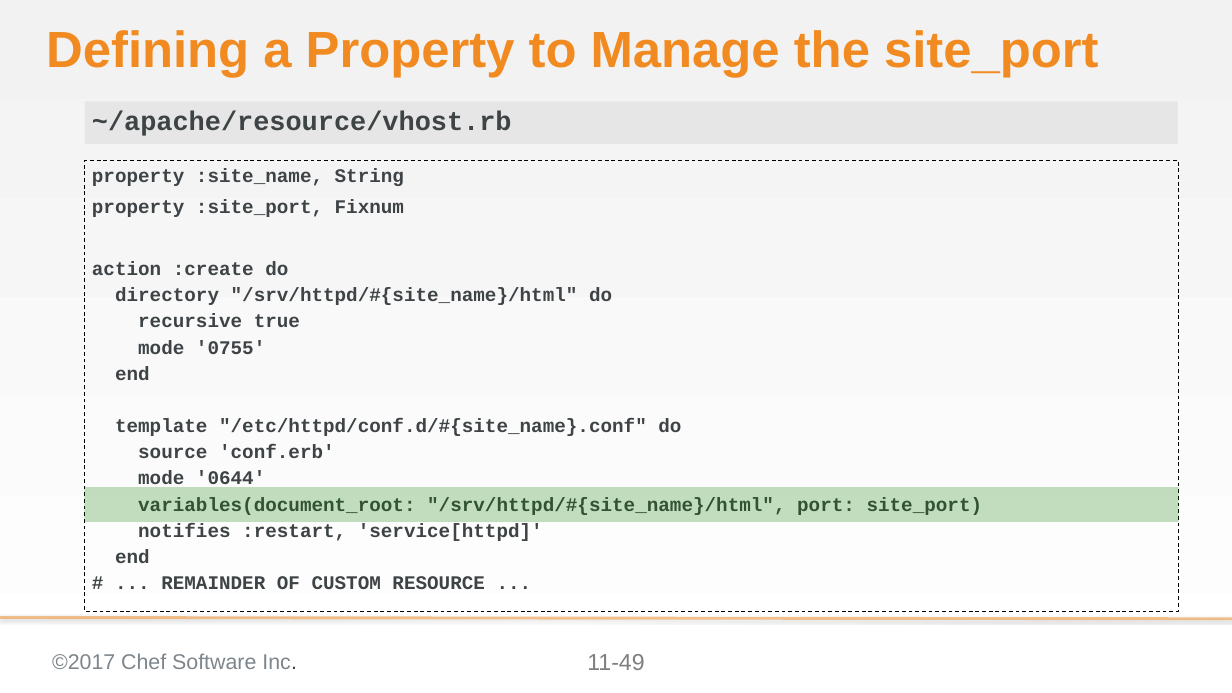
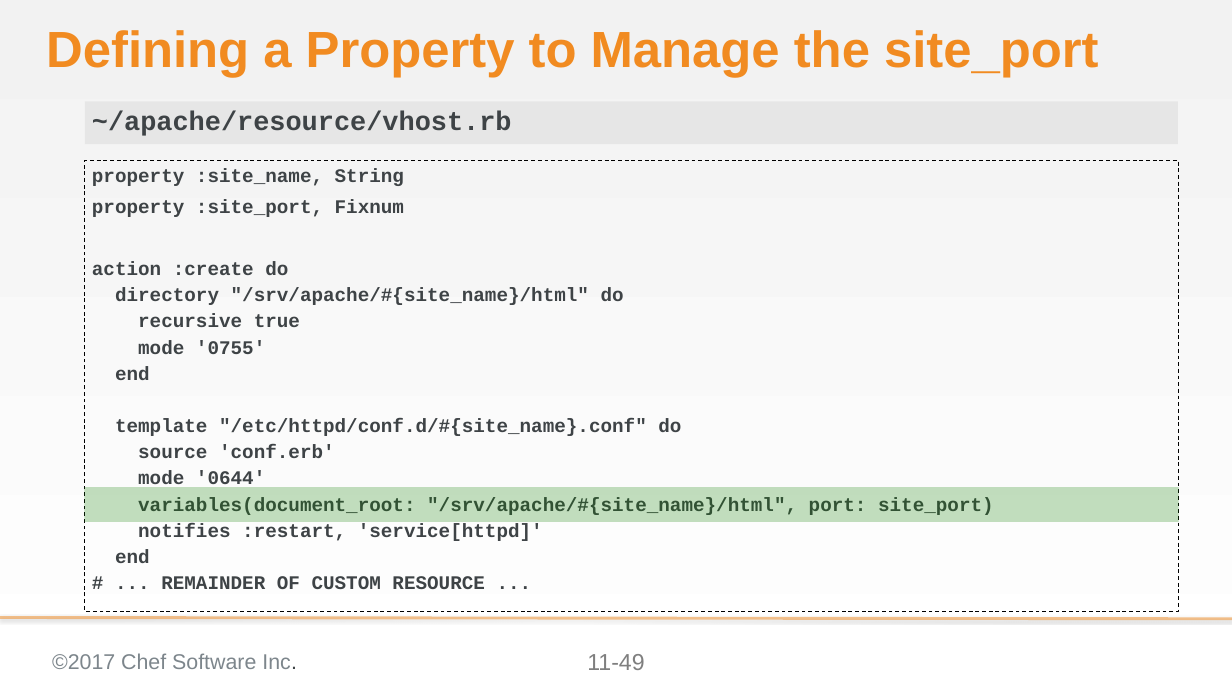
Before and after one commit to ericheiser/chef-intermediate, a slide deck: slide 49 of 11-creating_a_custom_resource.pptx. Drawn at 1232x693 pixels with LibreOffice and Linux fonts; fonts in the diff are those of the drawing; background and template pictures are left out. Boxes give left, top, right and bottom in pixels: in the first picture for what was removed or moved away, otherwise in the second. Text is boxed around its words. In the diff, an @@ line names an element or a change of style, - is before the commit and + after.

```diff
--- a/11-creating_a_custom_resource.pptx
+++ b/11-creating_a_custom_resource.pptx
@@ text at (115,288,624,305): text changed @@
-directory "/srv/httpd/#{site_name}/html" do
+directory "/srv/apache/#{site_name}/html" do
@@ text at (138,497,994,515): text changed @@
-variables(document_root: "/srv/httpd/#{site_name}/html", port: site_port)
+variables(document_root: "/srv/apache/#{site_name}/html", port: site_port)
```
Also in this commit, not shown: 12 other slides changed, 2 other files.
